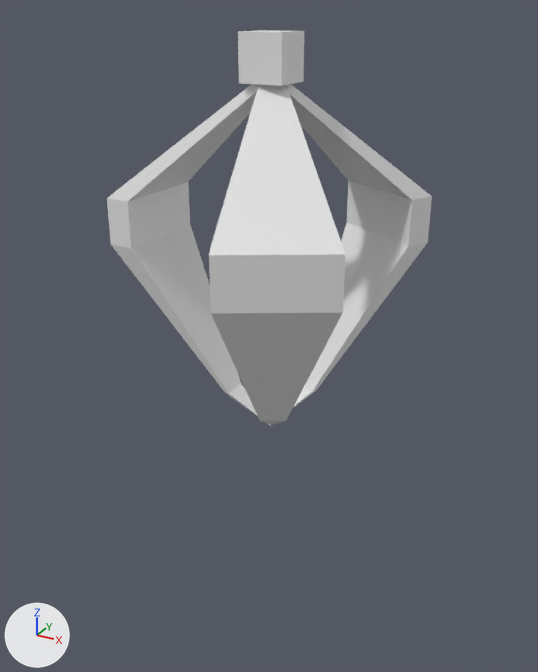
An edit to the glTF model models/custom_claw.glb, drawn before and after from the same camera.
Both versions are drawn from a camera (50 mm lens) standing at (2.33, -4.26, 0.38) and looking at (0.0, -0.03, -1.73). The lights are fixed; the arrows at lower left show +X, +Y and +Z.

Objects in the first picture: 'ClawHub', 'Finger1', 'Finger2', 'Finger3'.
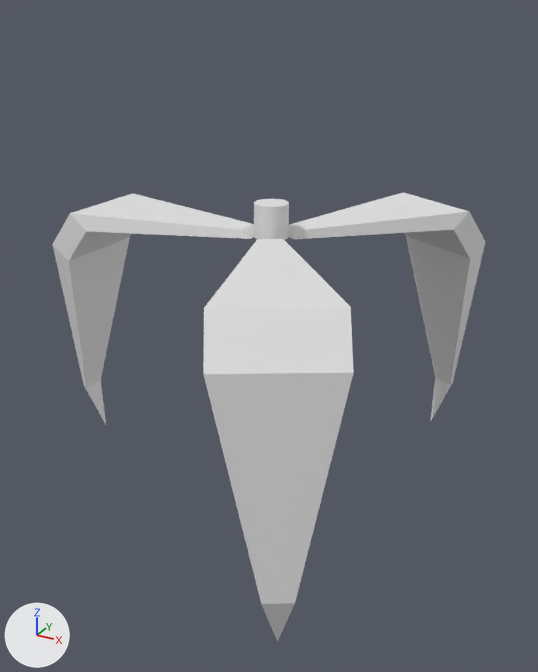
Location of each change, [x1, y1, x2, y2] in pixels of the pictures (538 x 672 px):
'Finger3', reshaped (11% wider, 18% taller): before [209, 85, 345, 425]; after [203, 239, 354, 642]
'Finger1', mesh turned: before [107, 84, 271, 426]; after [52, 193, 254, 424]
'Finger2', reshaped (21% wider, 32% shorter): before [270, 84, 432, 425]; after [288, 192, 485, 422]
'ClawHub', reshaped (46% narrower, 26% shorter): before [238, 30, 304, 86]; after [254, 199, 289, 240]
part 4 of me_cube_004, added: after [254, 199, 289, 240]
part 5 of me_cube_004, deleted: before [238, 30, 304, 86]

Diff of the bpy script that builds the scene:
```diff
--- a/models/custom_claw.glb.py
+++ b/models/custom_claw.glb.py
@@ me_cube @@
 me_cube.from_pydata(...)  # 17 vertices, 30 faces; spans x -1.08..0.01, y -0.37..0.35, z -2.47..-0.03
 # used by ob_finger1; location = (0.0, 0.0, 0.0)
+# me_cube part 1: the whole mesh is turned 38.4 degrees about the y axis through its middle, then moved by (-0.77, 0.01, -0.39)
@@ me_cube_002 @@
 me_cube_002.from_pydata(...)  # 17 vertices, 30 faces; spans x -0.07..0.86, y -1.11..0.05, z -2.47..-0.03
 # used by ob_finger3; location = (0.0, 0.0, 0.0)
+# me_cube_002 part 2: the whole mesh is multiplied about its middle by the matrix ((0.945, 0.09, -0.313), (0.098, 0.838, 0.537), (0.311, -0.538, 0.783)), then moved by (0.36, -0.65, -0.32)
@@ me_cube_003 @@
 me_cube_003.from_pydata(...)  # 17 vertices, 30 faces; spans x -0.08..0.85, y -0.04..1.12, z -2.47..-0.03
 # used by ob_finger2; location = (0.0, 0.0, 0.0)
+# me_cube_003 part 3: the whole mesh is multiplied about its middle by the matrix ((0.946, -0.098, -0.308), (-0.089, 0.837, -0.54), (0.311, 0.538, 0.783)), then moved by (0.38, 0.64, -0.32)
@@ me_cube_004 @@
 # used by ob_clawhub; location = (0.0, 0.0, 0.0)
-me_cube_004.from_pydata(...)  # 8 vertices, 12 faces; spans x -0.147..0.147, y -0.147..0.147, z -0.034..0.261
+me_cube_004.from_pydata(...)  # 64 vertices, 124 faces; spans x -0.115..0.115, y -0.115..0.115, z -1.015..-0.785
+# me_cube_004 part 4: 64 vertices added at x -0.115..0.115, y -0.115..0.115, z -1.015..-0.785, forming a 32-sided cylinder along z
+# me_cube_004 part 5: 8 vertices removed from x -0.147..0.147, y -0.147..0.147, z -0.034..0.261
```
